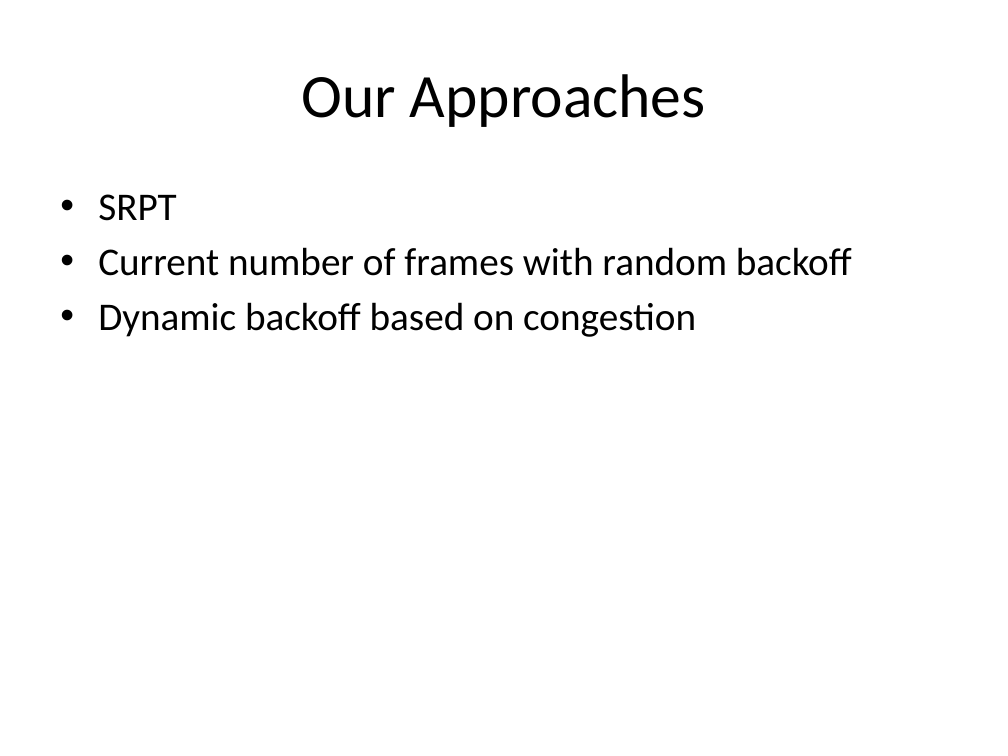
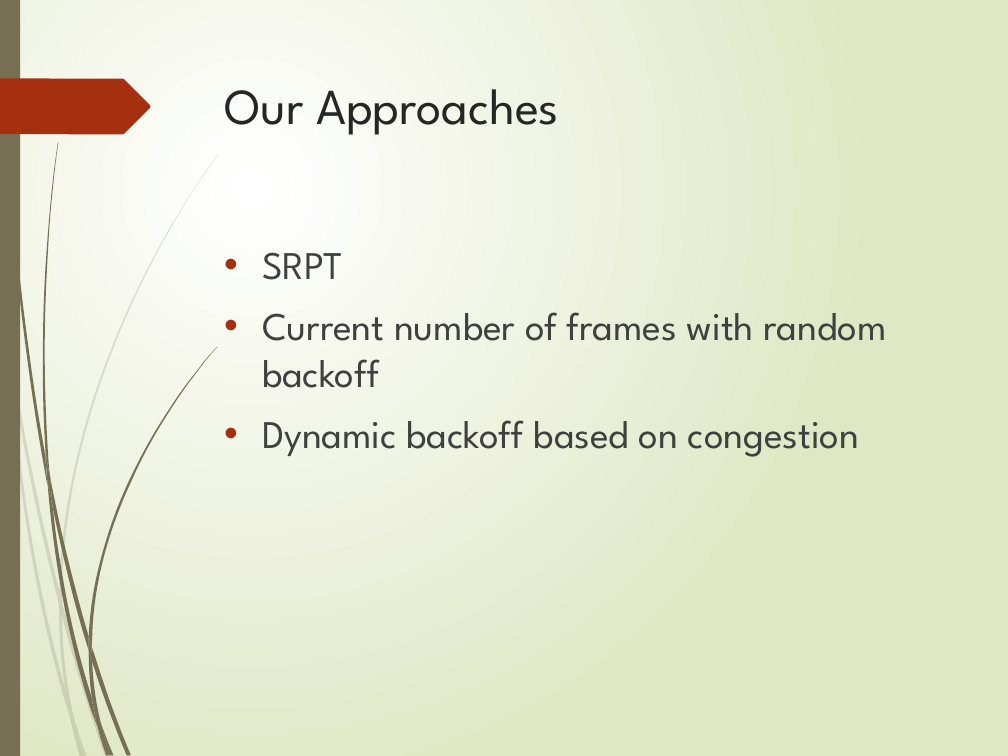
Before and after one commit to Marfle-Bark/myHUMPS, a slide deck: slide 3 of Presentation.pptx. Drawn at 1008x756 pixels with LibreOffice and Linux fonts; fonts in the diff are those of the drawing. Boxes give left, top, right and bottom in pixels: in the first picture for what was removed or moved away, otherwise in the second. Text is boxed around its words. In the diff, an @@ line names an element or a change of style, - is before the commit and + after.

Commit message:
Made it pretty, added numbers for SRPT stuff

```diff
--- a/Presentation.pptx
+++ b/Presentation.pptx
@@ background #FFFFFF to gradient #FFFFFF to #DFE8C4 @@
@@ rectangle added at (0, 0, 20, 756), fill #766F54 @@
@@ freeform shape added at (0, 79, 150, 135), fill #A53010 @@
@@ title "Our Approaches": place and size @@
-title "Our Approaches" at (302, 74, 706, 127)
+title "Our Approaches" at (224, 89, 559, 135)
@@ title "Our Approaches" at (224, 89, 559, 135): size 44 to 36 pt, font Calibri to League Spartan, text colour #000000 to #262626; alignment centre to left; vertical alignment middle to top @@
@@ text "SRPT": place and size @@
-text "SRPT" at (98, 194, 852, 337)
+text "SRPT" at (262, 252, 887, 457)
@@ text "SRPT" at (262, 252, 887, 457): font Calibri to League Spartan, text colour #000000 to #404040; more space between paragraphs @@
@@ group added at (0, 154, 219, 756): 10 freeform shapes @@
@@ group added at (2, 0, 218, 756): 12 freeform shapes @@
```
Also in this commit, not shown: 7 other slides changed.
